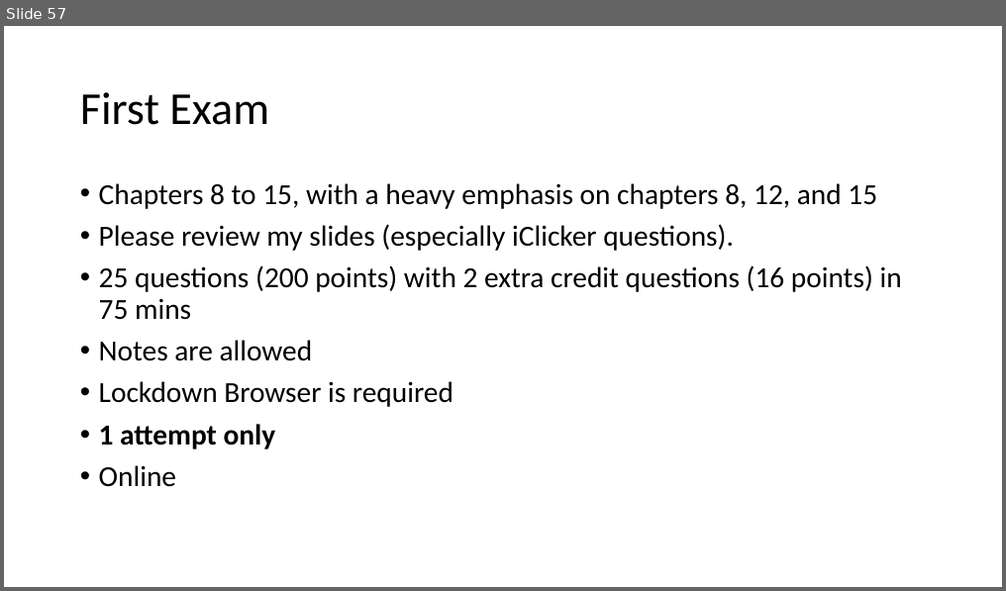
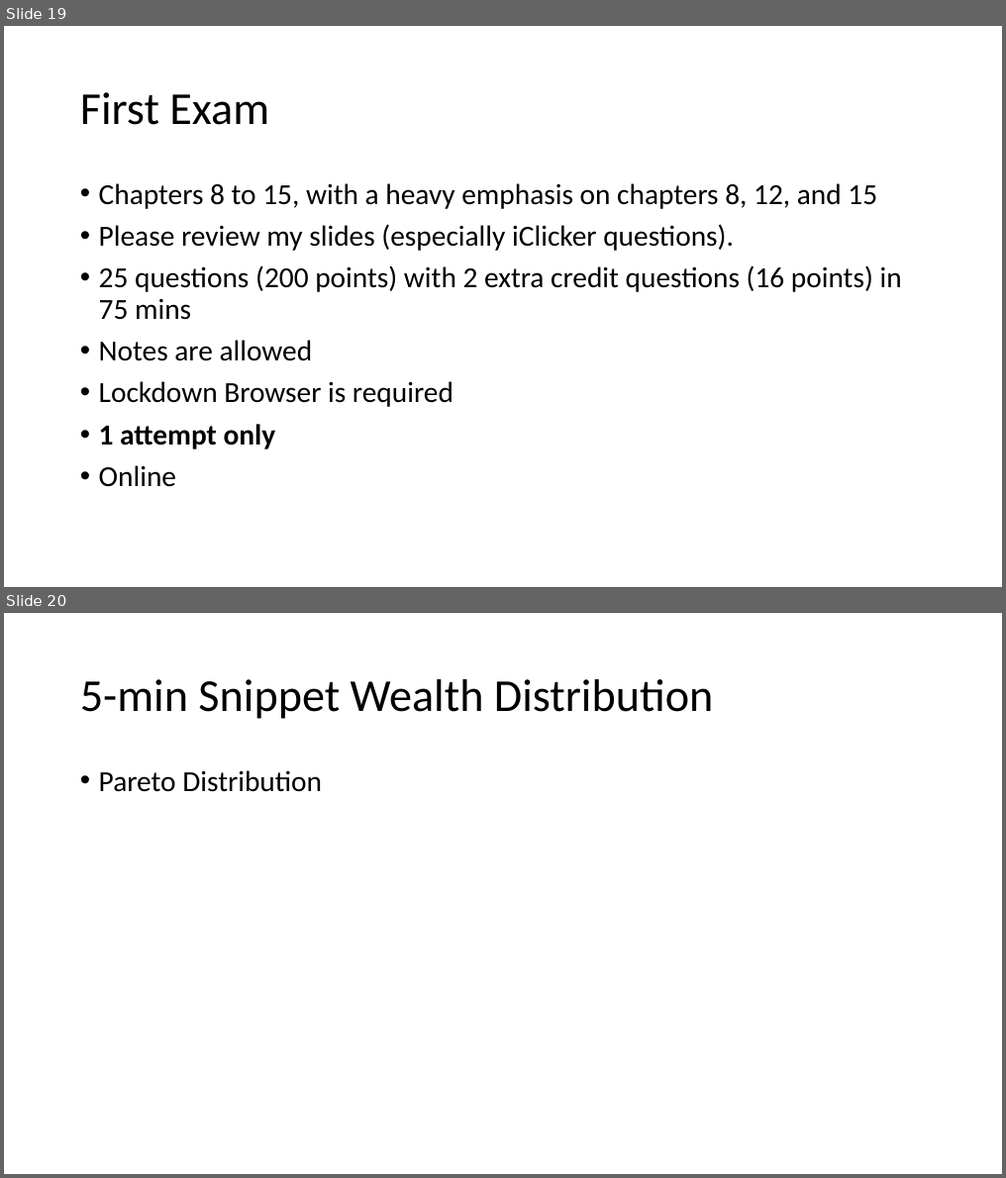
Before and after one commit to mikenguyen13/mar4050, a slide deck: lectures/7/Developing the sampling plan.pptx. Shown one above the other, each under a label of ours: slide 57 before the commit, slides 19 and 20 after it. The pictures are 1006x591 and 1006x1178 pixels, drawn with LibreOffice and Linux fonts; fonts in the diff are those of the drawing; background and template pictures are left out. Boxes give left, top, right and bottom in pixels: in the first picture for what was removed or moved away, otherwise in the second. Text is boxed around its words. In the diff, an @@ line names an element or a change of style, - is before the commit and + after.

```diff
--- a/lectures/7/Developing the sampling plan.pptx
+++ b/lectures/7/Developing the sampling plan.pptx
@@ slide 20 added at [4,613,1002,1174], background picture (left out) @@
@@ title added at [80,679,713,719], 44 pt, text #000000 @@
+5-min Snippet Wealth Distribution
@@ text added at [99,770,322,792], 28 pt, text #000000 @@
+• Pareto Distribution
@@ what was slide 57 is now slide 19 @@
```
Also in this commit, not shown: 1 slide changed, 38 slides removed, 2 other files.
